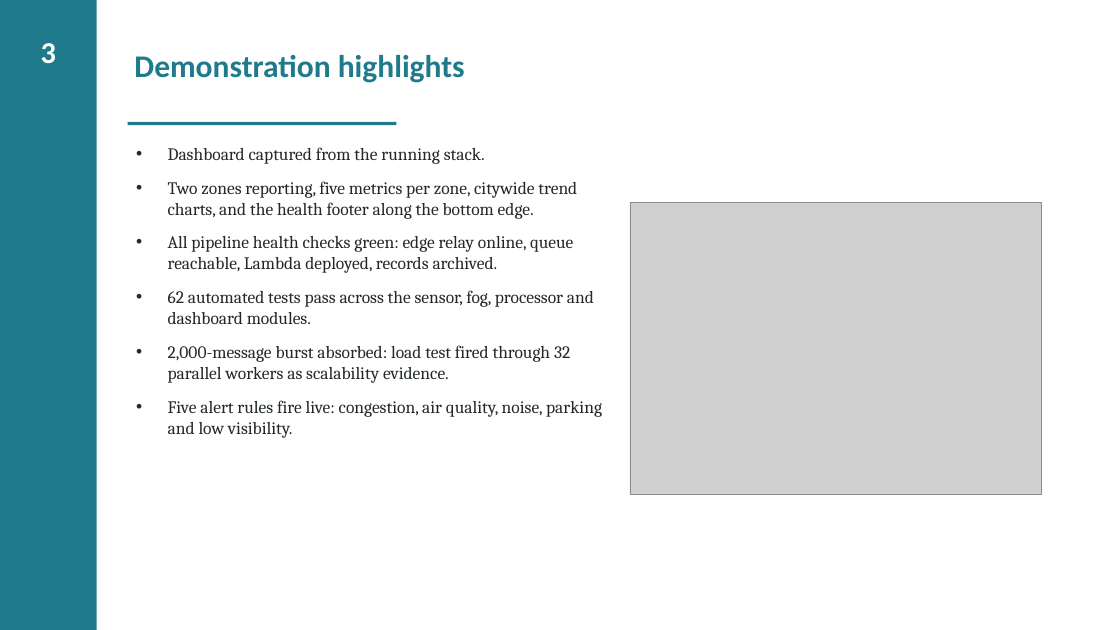
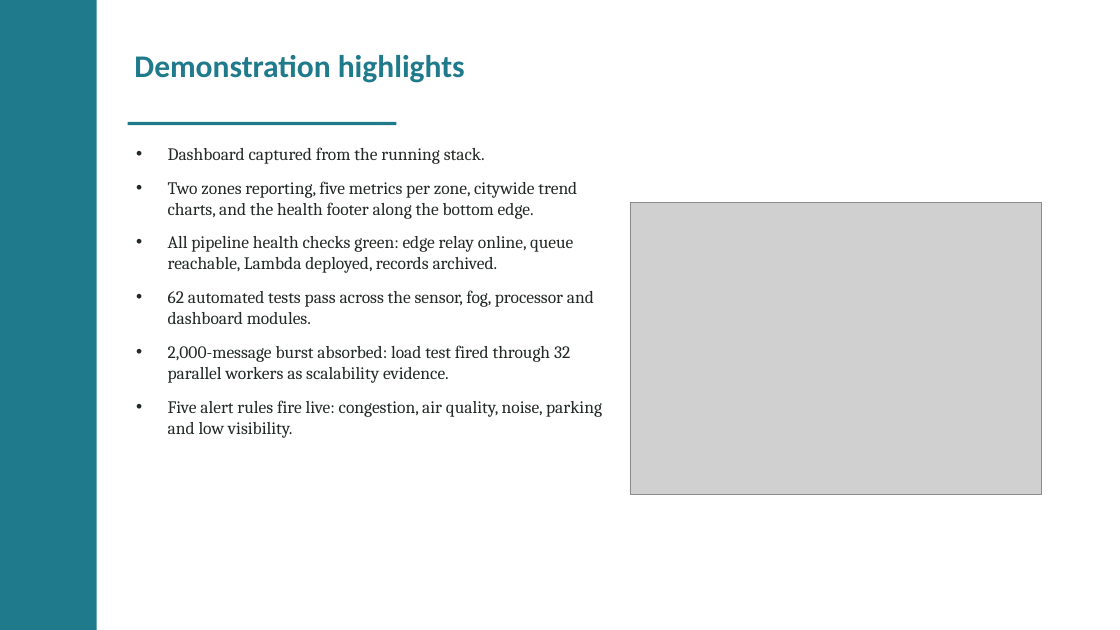
Before and after one commit to valletivarish/FEC_version_2, a slide deck: slide 4 of ppt/X25100963_smart-city-monitoring.pptx. Drawn at 1120x630 pixels with LibreOffice and Linux fonts; fonts in the diff are those of the drawing; grey boxes stand for pictures. Boxes give left, top, right and bottom in pixels: in the first picture for what was removed or moved away, otherwise in the second. Text is boxed around its words. In the diff, an @@ line names an element or a change of style, - is before the commit and + after.

```diff
--- a/ppt/X25100963_smart-city-monitoring.pptx
+++ b/ppt/X25100963_smart-city-monitoring.pptx
@@ text removed at bbox=[41, 43, 56, 64] @@
-3
```
Also in this commit, not shown: 4 other slides changed.
